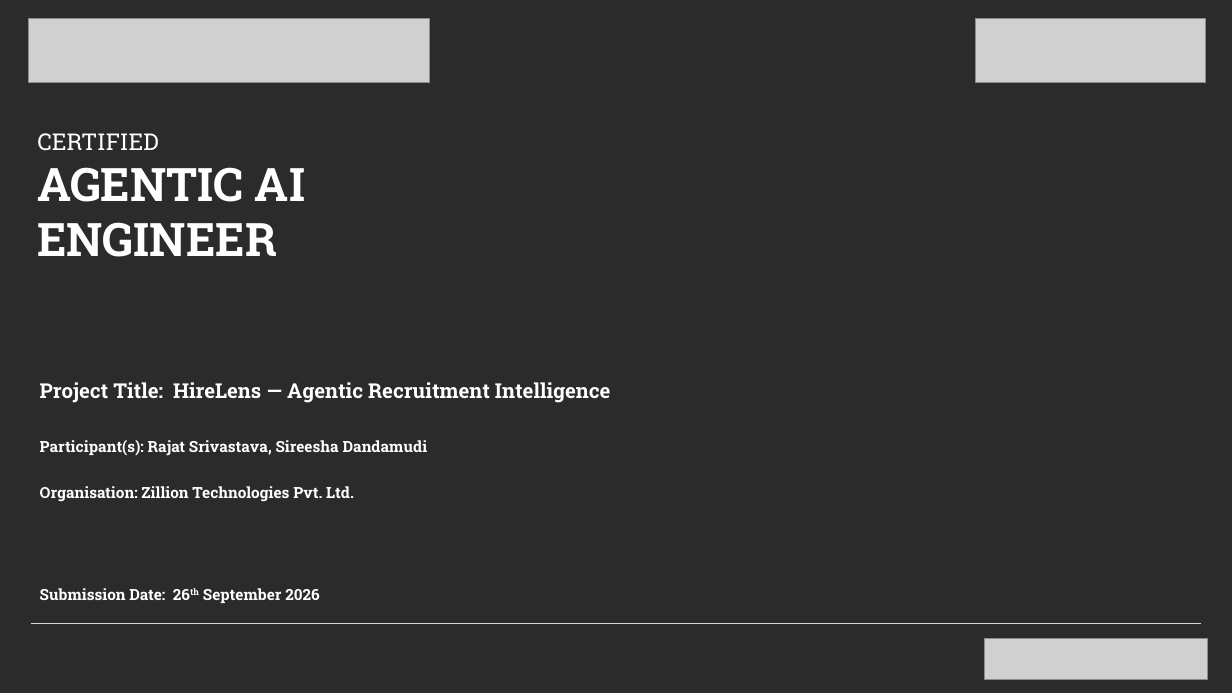
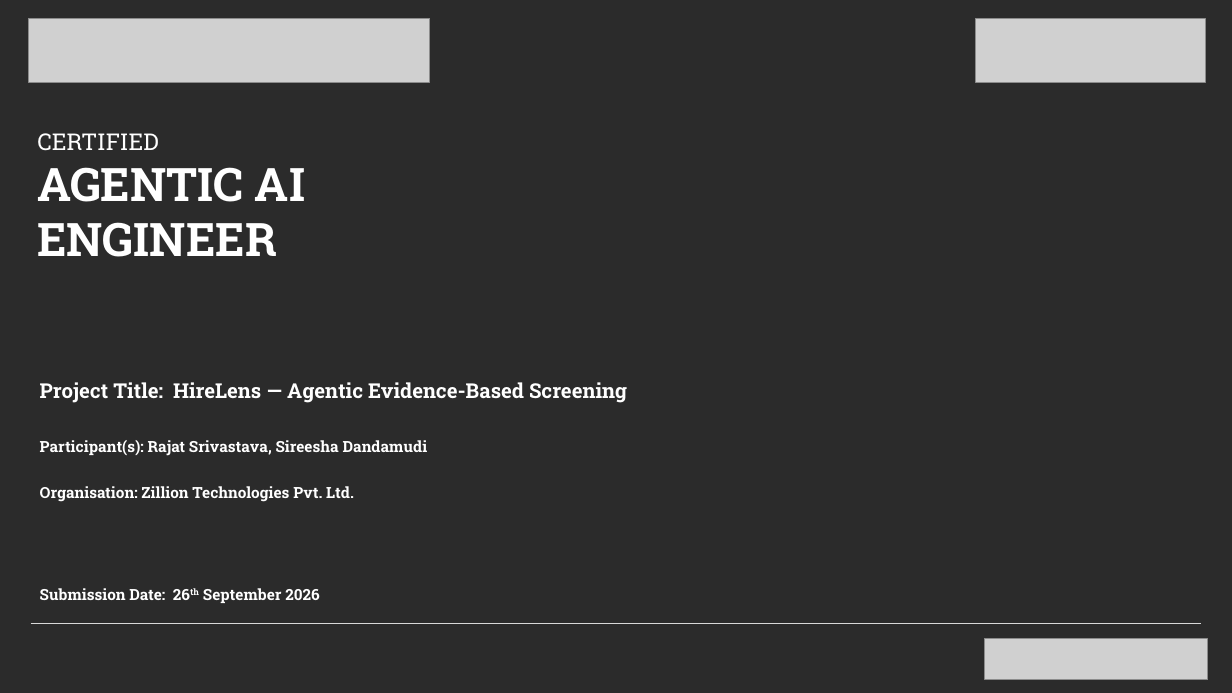
Before and after one commit to adaptiverajat/hire-lens, a slide deck: slide 1 of documentation/HireLens_Capstone_Final_Submission.pptx. Drawn at 1232x693 pixels with LibreOffice and Linux fonts; fonts in the diff are those of the drawing; grey boxes stand for pictures; background and template pictures are left out; a plain dark background stands for a picture behind light text. Boxes give left, top, right and bottom in pixels: in the first picture for what was removed or moved away, otherwise in the second. Text is boxed around its words. In the diff, an @@ line names an element or a change of style, - is before the commit and + after.

```diff
--- a/documentation/HireLens_Capstone_Final_Submission.pptx
+++ b/documentation/HireLens_Capstone_Final_Submission.pptx
@@ text at (x1=40, y1=382, x2=627, y2=403): text changed @@
-Project Title: HireLens — Agentic Recruitment Intelligence
+Project Title: HireLens — Agentic Evidence-Based Screening
```
Also in this commit, not shown: 5 other slides changed, 23 other files.
